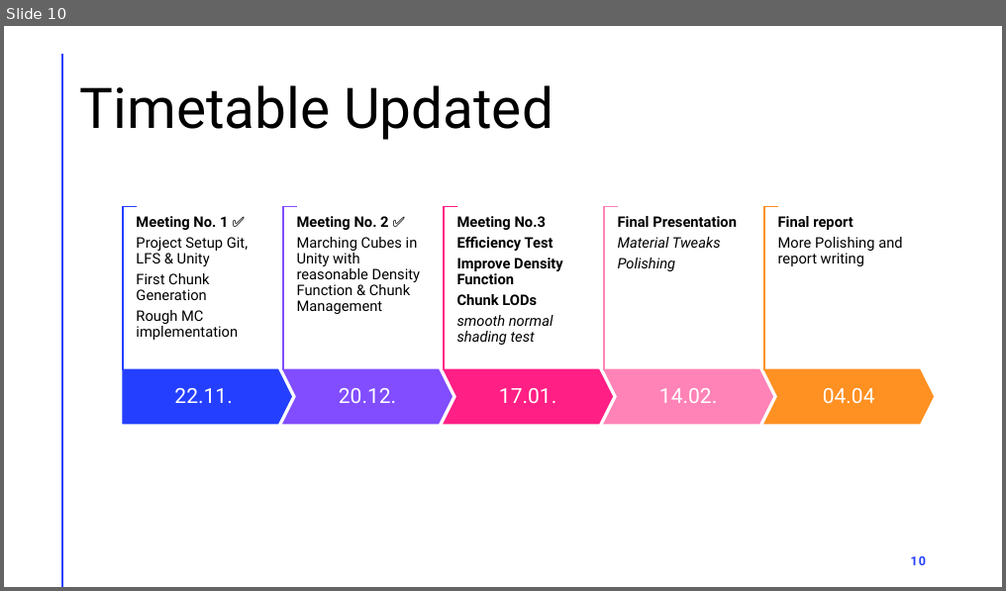
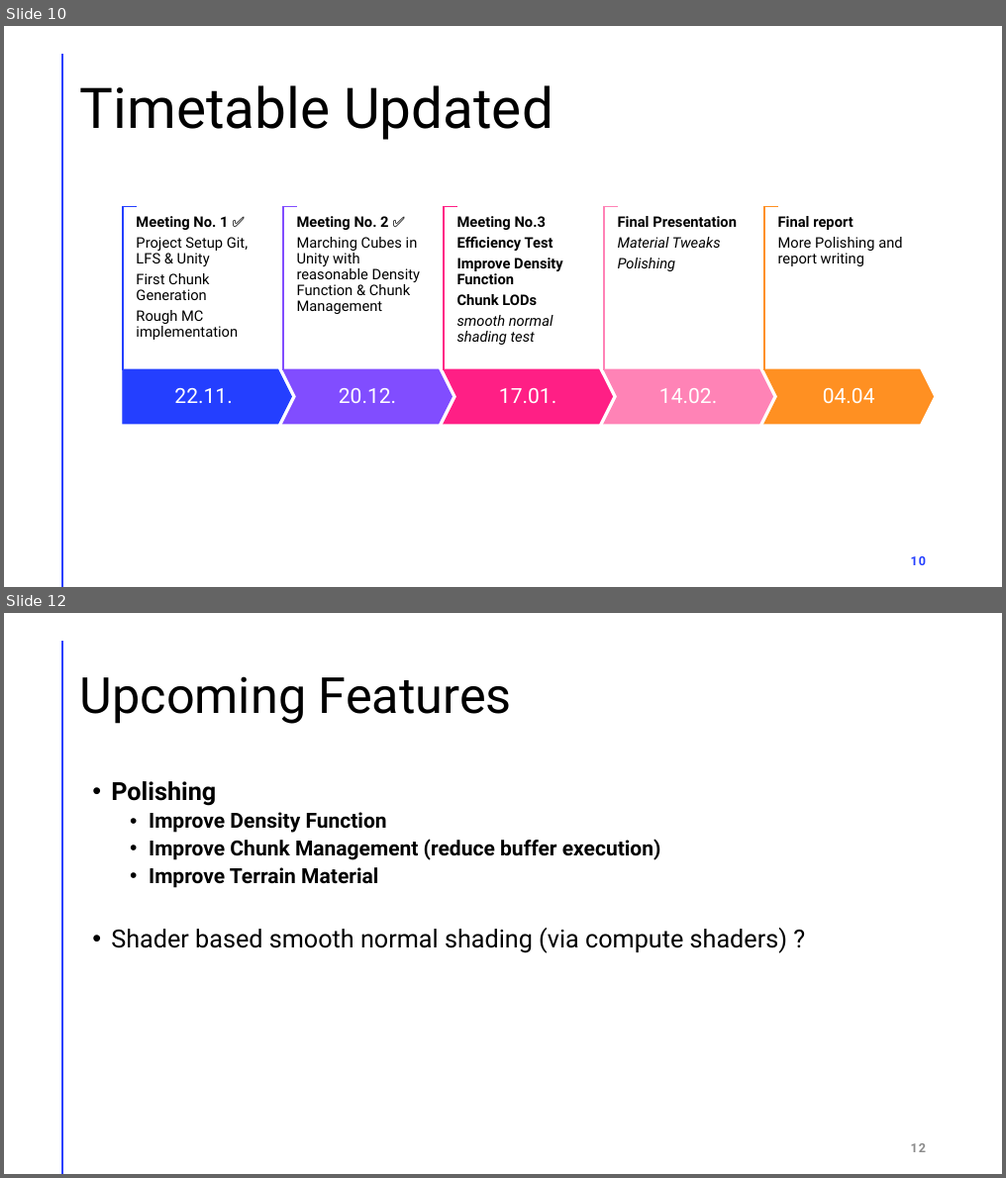
Before and after one commit to je-lehmann/cg_terrain_generator, a slide deck: Computergrafik Praktikum.pptx. Shown one above the other, each under a label of ours: slide 10 before the commit, slides 10 and 12 after it; the slides between them are not shown. The pictures are 1006x591 and 1006x1178 pixels, drawn with LibreOffice and Linux fonts; fonts in the diff are those of the drawing. Boxes give left, top, right and bottom in pixels: in the first picture for what was removed or moved away, otherwise in the second. Text is boxed around its words. In the diff, an @@ line names an element or a change of style, - is before the commit and + after.

```diff
--- a/Computergrafik Praktikum.pptx
+++ b/Computergrafik Praktikum.pptx
@@ slide 12 added at (4,613,1002,1174), background #FFFFFF; not listed: 1 template element that a slide beside it also shows @@
@@ title added at (80,676,512,724), 48 pt, text #000000 @@
+Upcoming Features
@@ text added at (111,781,787,954), 20 pt, text #000000, bold @@
+• Polishing
+  • Improve Density Function
+  • Improve Chunk Management (reduce buffer execution)
+  • Improve Terrain Material
+• Shader based smooth normal shading (via compute shaders) ?
@@ page number added at (911,1144,926,1153), 12 pt, text #8C8C8C, bold @@
+12
```
Also in this commit, not shown: 2 other slides added, 2 other files.
